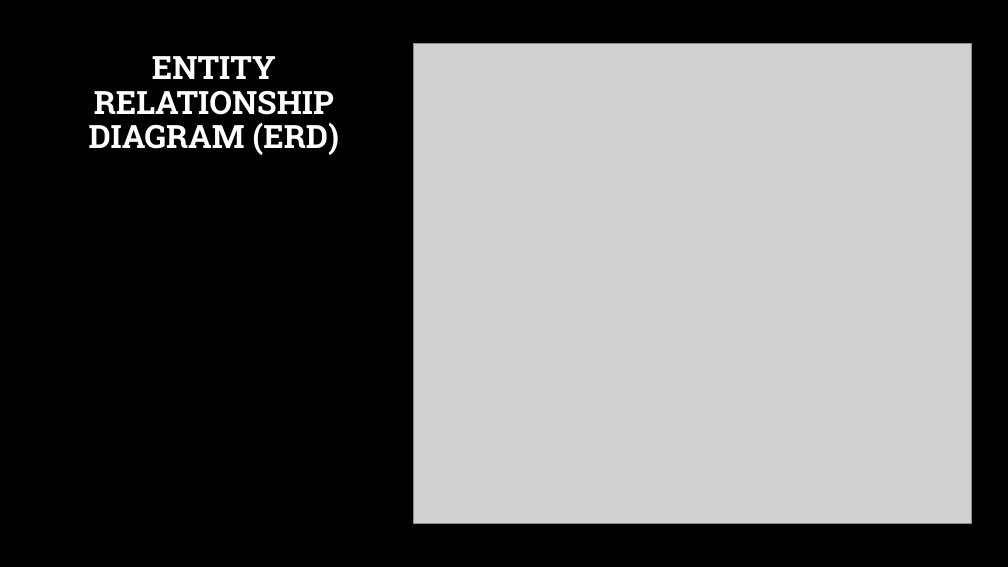
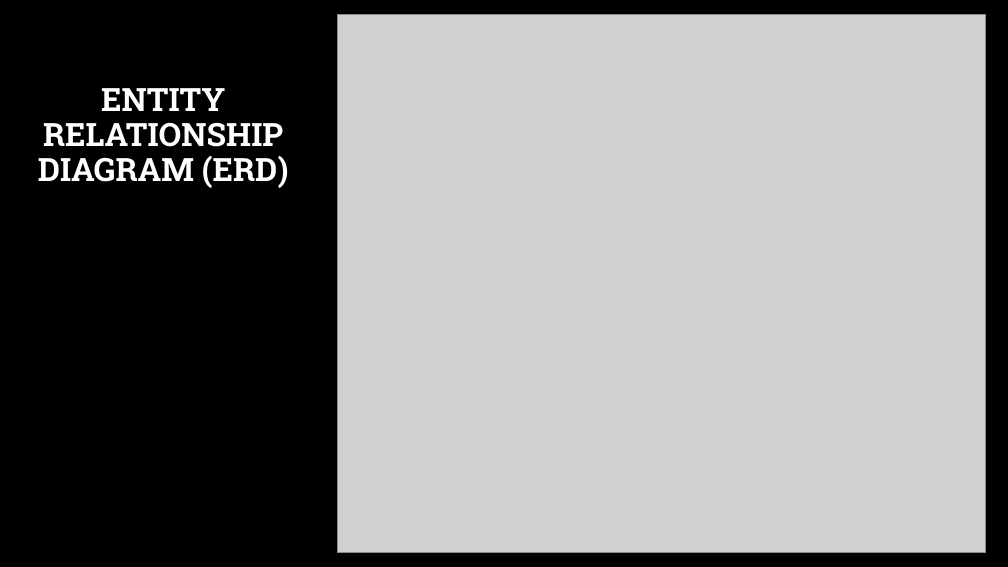
Before and after one commit to xenoyle/course-B320-database-project, a slide deck: slide 2 of B320_Project_Presentation.pptx. Drawn at 1008x567 pixels with LibreOffice and Linux fonts; fonts in the diff are those of the drawing; grey boxes stand for pictures; background and template pictures are left out. Boxes give left, top, right and bottom in pixels: in the first picture for what was removed or moved away, otherwise in the second. Text is boxed around its words. In the diff, an @@ line names an element or a change of style, - is before the commit and + after.

Commit message:
Presentation ERD size and crop fix

```diff
--- a/B320_Project_Presentation.pptx
+++ b/B320_Project_Presentation.pptx
@@ picture: place and size @@
-picture at box(413, 44, 972, 524)
+picture at box(337, 14, 985, 554)
@@ title "ENTITY RELATIONSHIP DIAGRAM (ERD)": place and size @@
-title "ENTITY RELATIONSHIP DIAGRAM (ERD)" at box(89, 56, 340, 155)
+title "ENTITY RELATIONSHIP DIAGRAM (ERD)" at box(38, 88, 289, 188)
```
